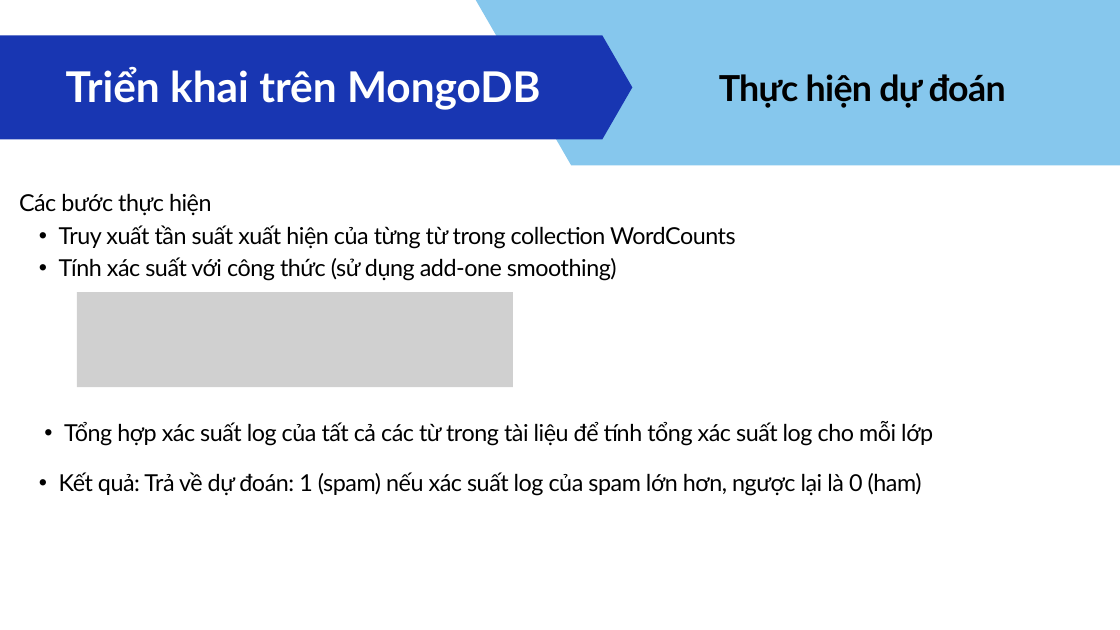
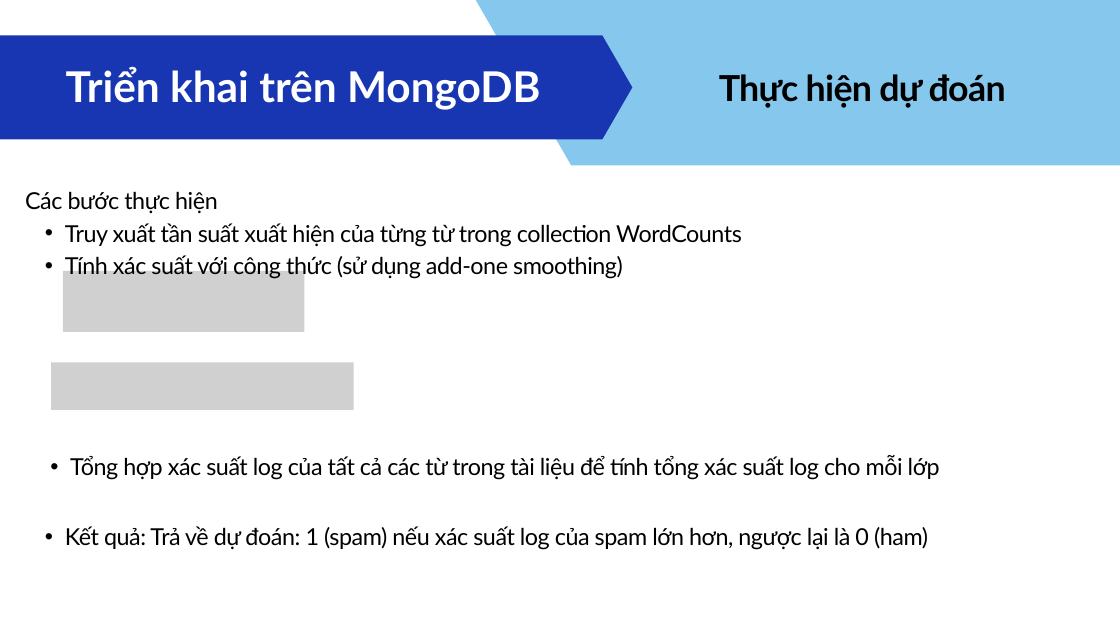
Before and after one commit to loozzi/Document-Classification, a slide deck: slide 27 of presentation.pptx. Drawn at 1120x630 pixels with LibreOffice and Linux fonts; fonts in the diff are those of the drawing; grey boxes stand for pictures. Boxes give left, top, right and bottom in pixels: in the first picture for what was removed or moved away, otherwise in the second. Text is boxed around its words. In the diff, an @@ line names an element or a change of style, - is before the commit and + after.

Commit message:
update presentation

```diff
--- a/presentation.pptx
+++ b/presentation.pptx
@@ text "Các bước thực hiện": place and size @@
-text "Các bước thực hiện" at [19, 193, 736, 281]
+text "Các bước thực hiện" at [25, 191, 742, 280]
@@ picture added at [63, 271, 304, 332] @@
@@ picture removed at [77, 292, 513, 388] @@
@@ picture added at [51, 362, 354, 410] @@
@@ text "Tổng hợp xác suất log ...": place and size @@
-text "Tổng hợp xác suất log ..." at [64, 421, 933, 446]
+text "Tổng hợp xác suất log ..." at [70, 455, 940, 480]
@@ text "Kết quả: Trả về dự ...": place and size @@
-text "Kết quả: Trả về dự ..." at [59, 472, 922, 496]
+text "Kết quả: Trả về dự ..." at [65, 526, 928, 550]
```
